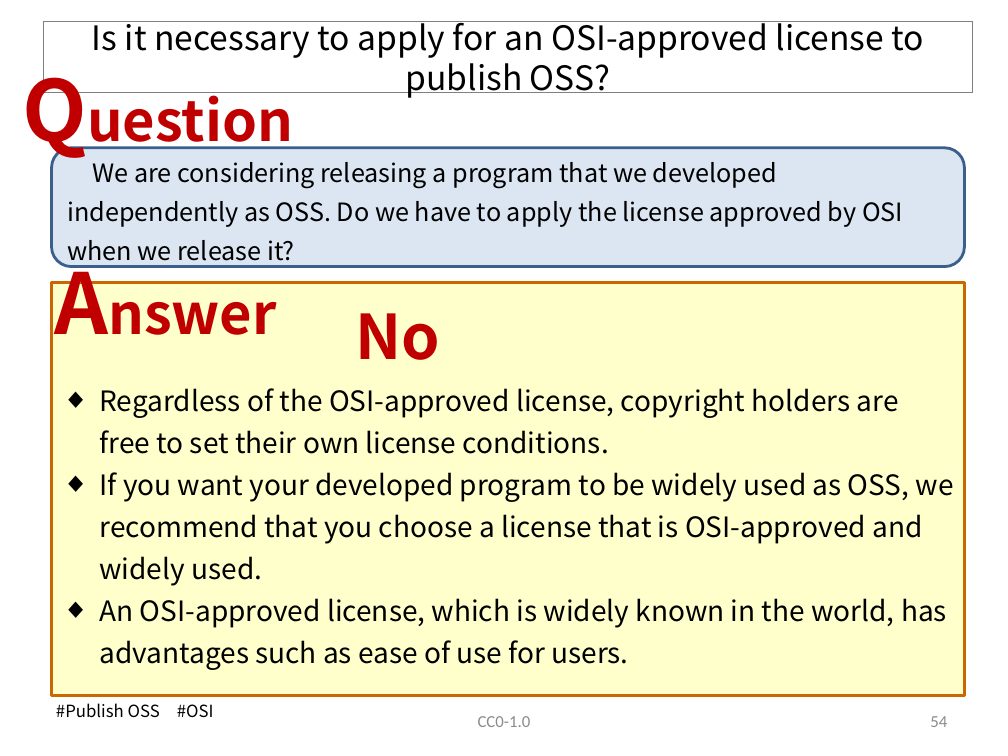
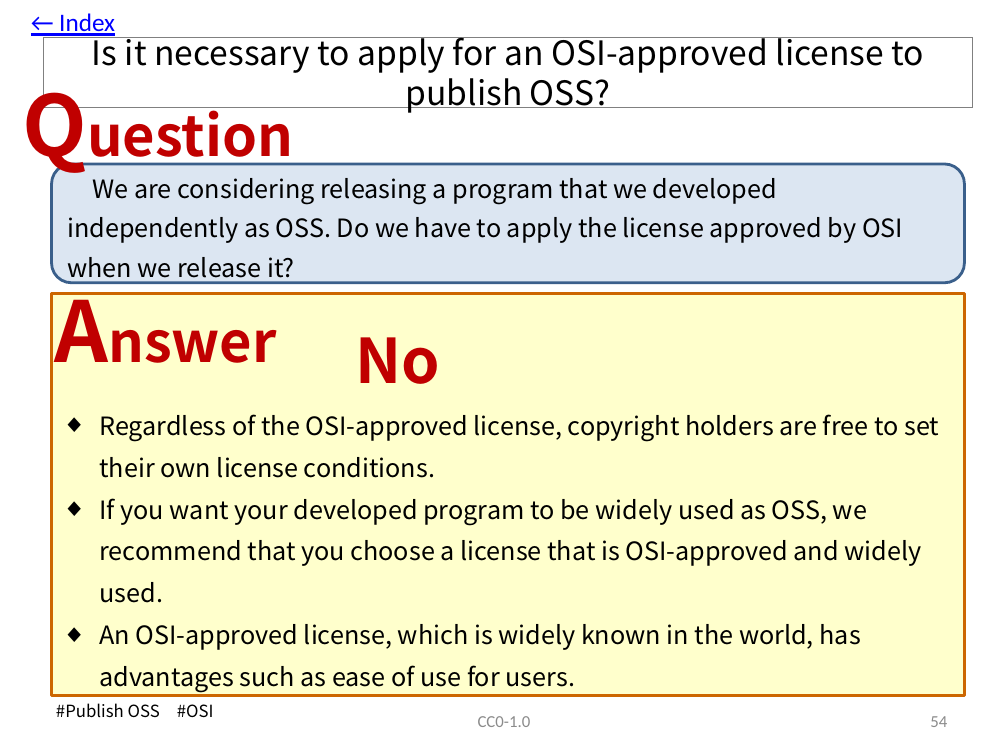
Before and after one commit to OpenChain-Project/OpenChain-JWG, a slide deck: slide 55 of Education_Material/FAQ/Misunderstandings_of_OSS_licenses_CC0.pptx. Drawn at 1008x756 pixels with LibreOffice and Linux fonts; fonts in the diff are those of the drawing. Boxes give left, top, right and bottom in pixels: in the first picture for what was removed or moved away, otherwise in the second. Text is boxed around its words. In the diff, an @@ line names an element or a change of style, - is before the commit and + after.

Commit message:
Update to V7.1. Added a link to the index.

```diff
--- a/Education_Material/FAQ/Misunderstandings_of_OSS_licenses_CC0.pptx
+++ b/Education_Material/FAQ/Misunderstandings_of_OSS_licenses_CC0.pptx
@@ text added at box(59, 13, 115, 38), 18 pt, text #0000FF, underline @@
+← Index
@@ 1 title, 1 text, 1 rounded rectangle: place and size @@
-1 title, 1 text, 1 rounded rectangle at box(12, 22, 972, 267)
+1 title, 1 text, 1 rounded rectangle at box(12, 37, 972, 283)
@@ text "Answer": place and size @@
-text "Answer" at box(44, 246, 309, 358)
+text "Answer" at box(44, 274, 309, 386)
@@ rectangle: place and size @@
-rectangle at box(51, 282, 965, 696)
+rectangle at box(51, 293, 965, 696)
@@ text "No": place and size @@
-text "No" at box(355, 313, 440, 360)
+text "No" at box(355, 337, 440, 384)
@@ text "Regardless of the OSI-approved license, ...": place and size @@
-text "Regardless of the OSI-approved license, ..." at box(99, 388, 954, 670)
+text "Regardless of the OSI-approved license, ..." at box(99, 414, 939, 693)
@@ text "Regardless of the OSI-approved license, ..." at box(99, 414, 939, 693): size 20 to 18 pt @@
```
Also in this commit, not shown: 55 other slides changed.
